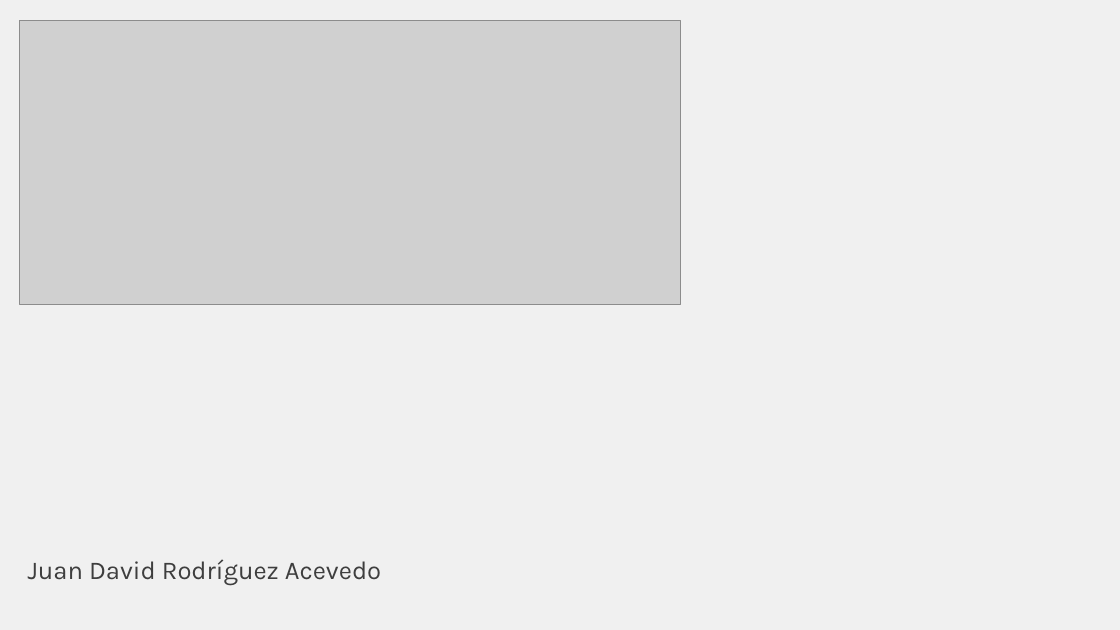
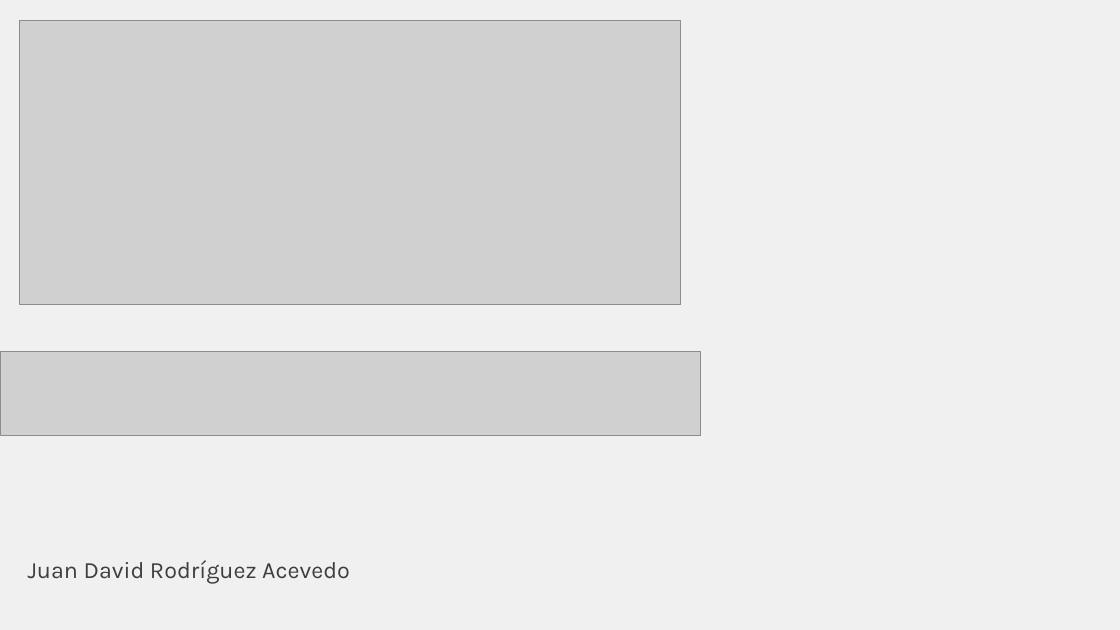
Before and after one commit to rcfdtools/R.TeachingResearchGuide, a slide deck: slide 1 of Section01/Section01.pptx. Drawn at 1120x630 pixels with LibreOffice and Linux fonts; fonts in the diff are those of the drawing; grey boxes stand for pictures. Boxes give left, top, right and bottom in pixels: in the first picture for what was removed or moved away, otherwise in the second. Text is boxed around its words. In the diff, an @@ line names an element or a change of style, - is before the commit and + after.

```diff
--- a/Section01/Section01.pptx
+++ b/Section01/Section01.pptx
@@ picture added at [0,351,700,435] @@
@@ text "Juan David Rodríguez Acevedo" at [28,560,350,584]: size 22 to 20 pt @@
```
Also in this commit, not shown: 1 other slide changed, 3 other files.
